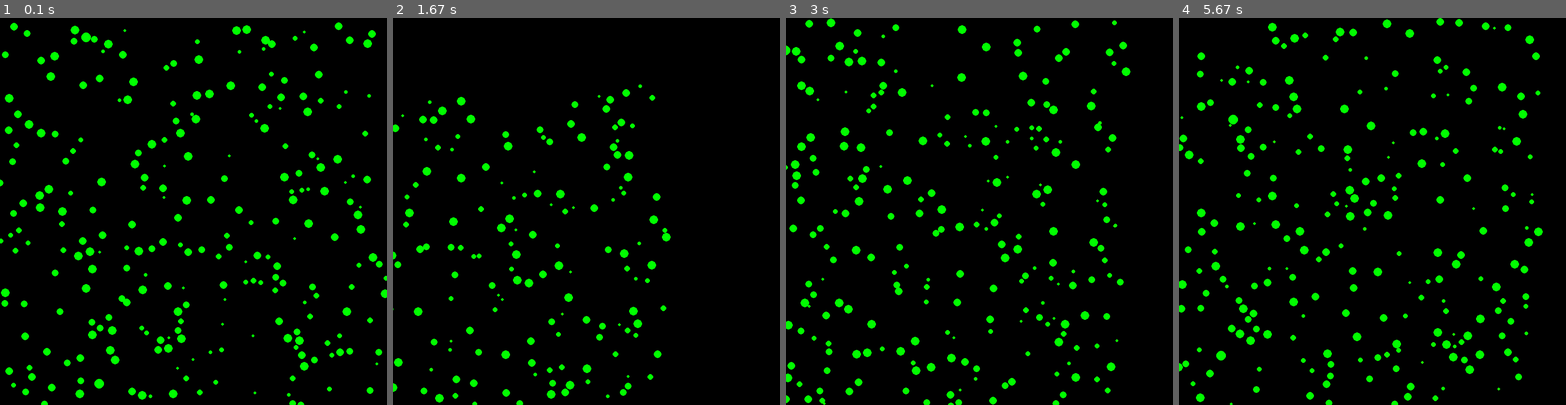
Above: before the commit, frames 1-4 (left to right).
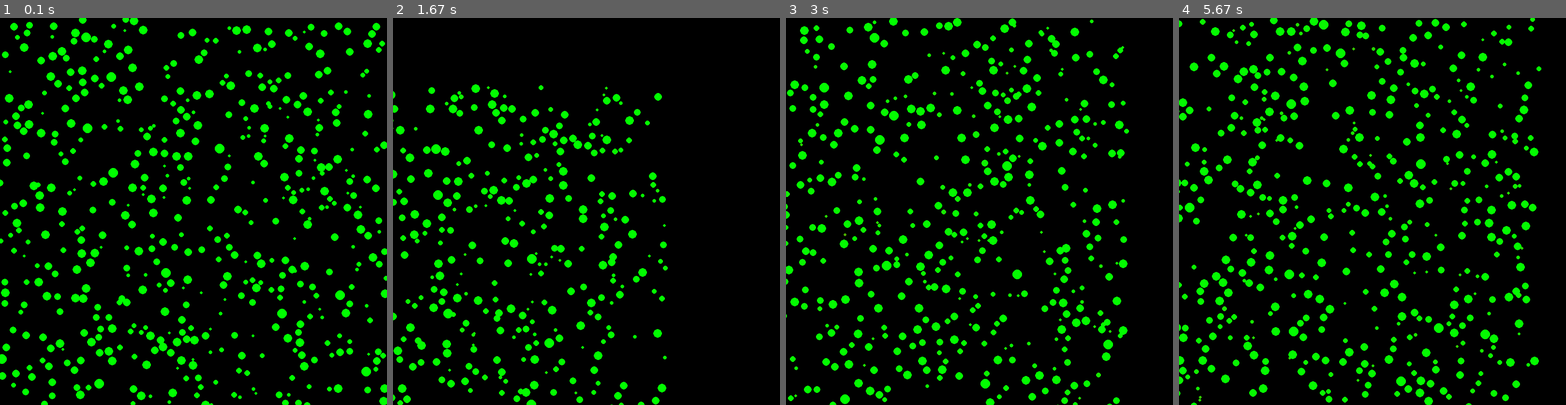
Above: after the commit, the same moments.

Repository: chrille0313/NBodySimulation
Game: pygame game, started from Examples/Collision/collision.py
The game is run twice, just before and just after one commit, with the same random seed, the same clock (stepped at 60 frames per second) and the same inputs.
Inputs:
- Up to frame 1 (0.1 s): no input
- Up to frame 2 (1.67 s): hold D 0.33-0.8 s; hold W 0.83-1.3 s; hold D from 1.33 s (still down)
- Up to frame 3 (3 s): release D at 1.8 s; hold A 1.83-2.37 s; hold S 2.4-2.87 s; hold A from 2.9 s (still down)
- Up to frame 4 (5.67 s): release A at 3.37 s; hold W 3.4-3.87 s; hold D 3.9-4.53 s; hold S 4.57-5.03 s; hold A 5.07-5.53 s; hold D from 5.57 s (still down)

The runs differ from the first frame. In frame 1, 8.3% of the frame differs, in the area x 0-100%, y 0-100%; in frame 2, 8.9%; in frame 3, 14%; in frame 4, 15%, in the area x 0-94%, y 0-100%.

Commit message:
remove whitespace

Diff:
--- a/Examples/Collision/collision.py
+++ b/Examples/Collision/collision.py
@@ -20,10 +20,9 @@
 
 		self.bodies = [Body(Vector2(0, 250), 1000, Vector2(0, -3)), Body(Vector2(0, -250), 250, Vector2(0, 3))]
 
-
 		# Uncomment to generate random bodies
 
-		bodies = 250
+		bodies = 500
 		maxSpeed = 3
 		minMass, maxMass = 10, 100
 
@@ -38,7 +37,6 @@
 			vel = Vector2(random.randint(-maxSpeed, maxSpeed), random.randint(-maxSpeed, maxSpeed))
 
 			self.bodies.append(Body(pos, mass, vel))
-
 
 		# self.debug = True  # Comment to disable debug mode
 
